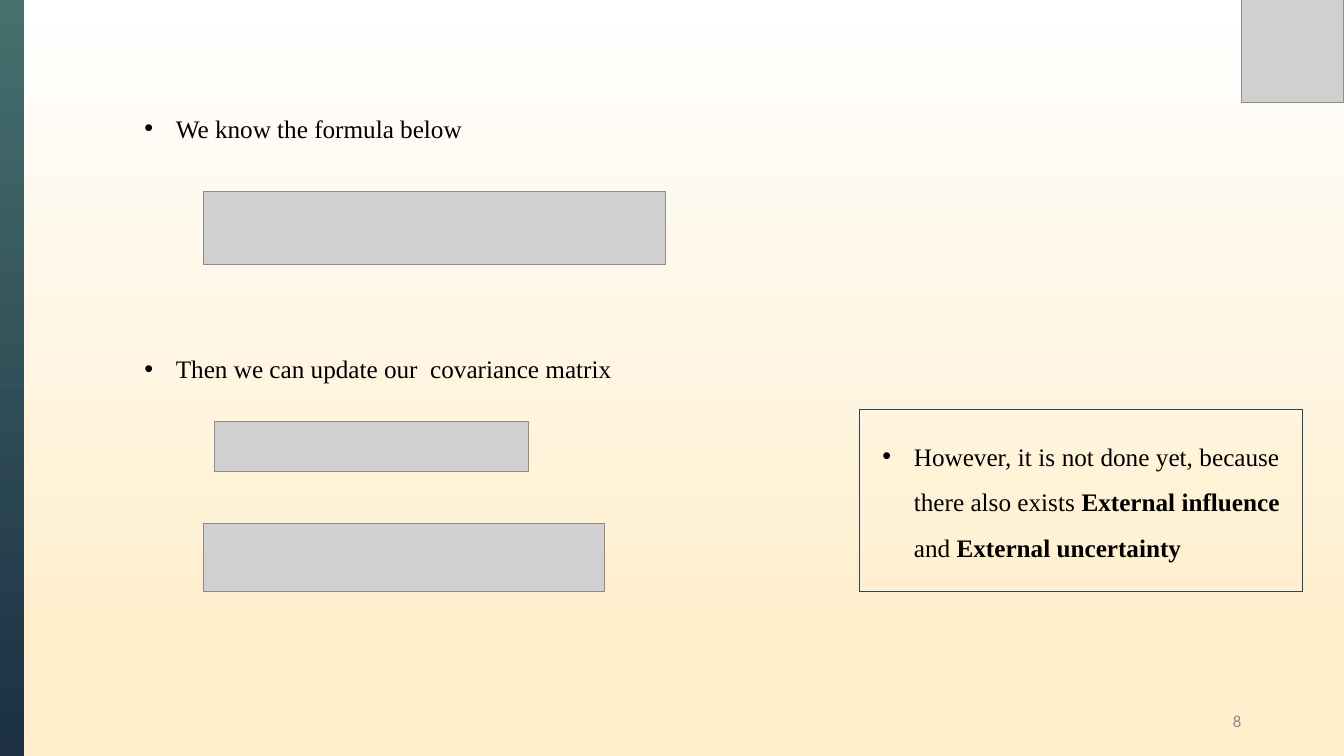
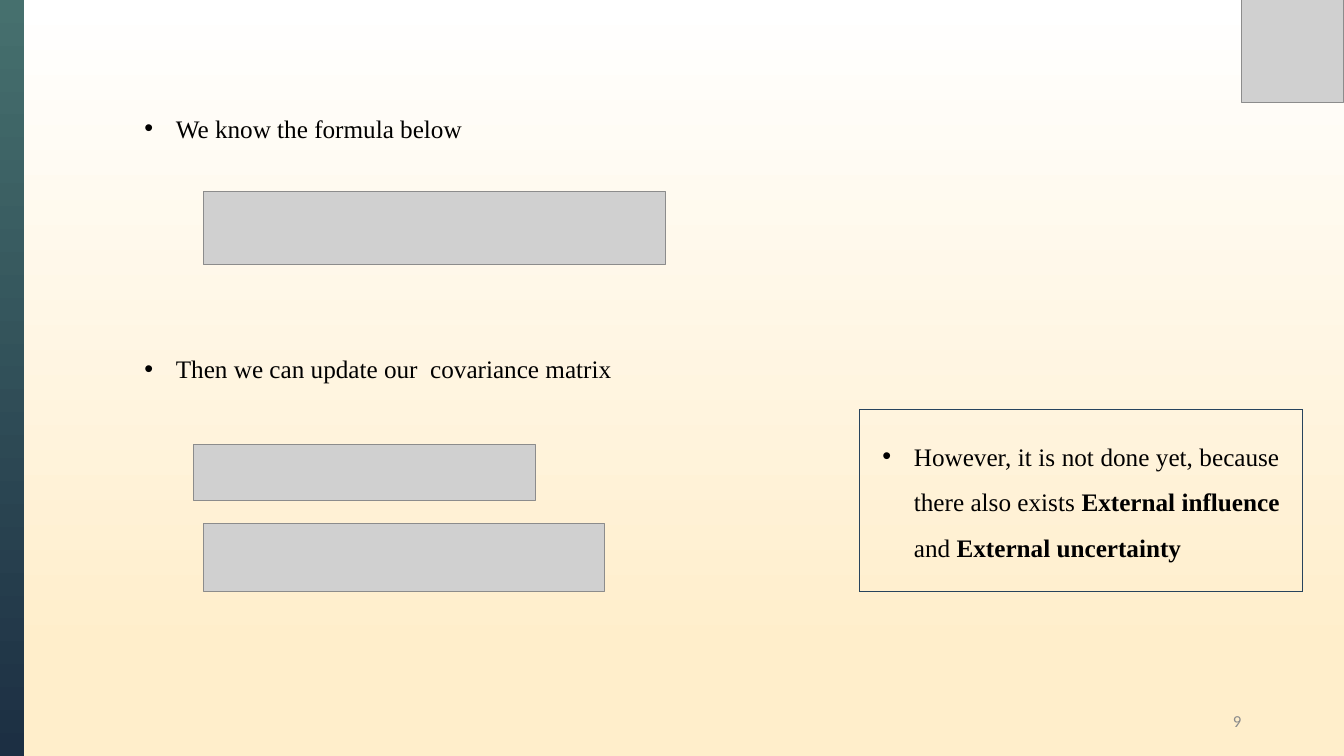
Before and after one commit to XiongWT1024/self-study-2024, a slide deck: slide 9 of Kalman Filter/Kalman Filters.pptx (slide 8 before the commit). Drawn at 1344x756 pixels with LibreOffice and Linux fonts; fonts in the diff are those of the drawing; grey boxes stand for pictures. Boxes give left, top, right and bottom in pixels: in the first picture for what was removed or moved away, otherwise in the second. Text is boxed around its words. In the diff, an @@ line names an element or a change of style, - is before the commit and + after.

```diff
--- a/Kalman Filter/Kalman Filters.pptx
+++ b/Kalman Filter/Kalman Filters.pptx
@@ picture added at <box>194,445,535,501</box> @@
@@ picture removed at <box>214,421,528,472</box> @@
@@ page number at <box>1233,716,1241,727</box>: text changed @@
-8
+9
```
Also in this commit, not shown: 9 other slides changed, 3 slides added.
